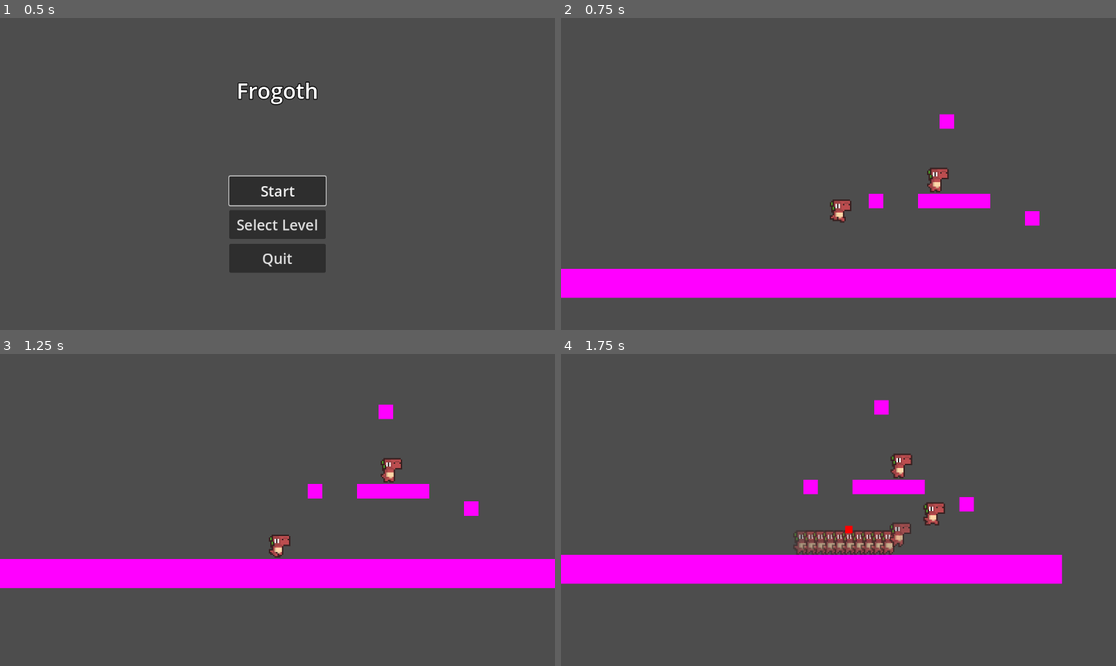
Above: before the commit, frames 1-4 (two rows, left to right).
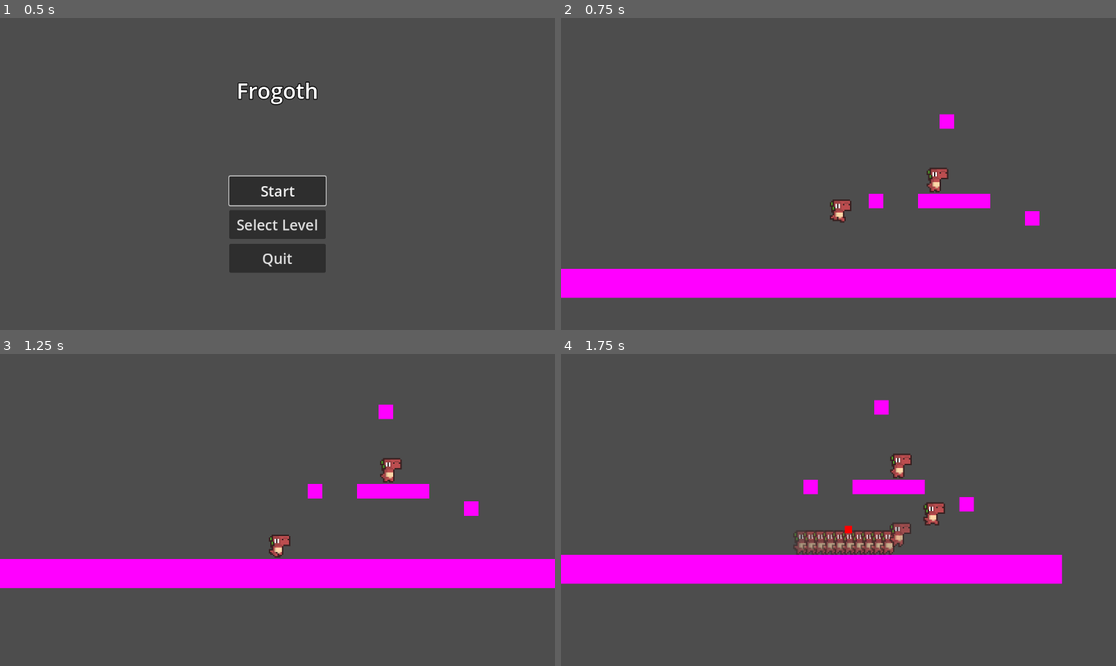
Above: after the commit, the same moments.

Repository: DerBrotDoktor/Frogoth
Game: Godot game, scene res://scenes/main/main.tscn
Same seed, same stepped clock (60 frames per second), same inputs: the game is played once before the commit and once after it.
Inputs (mouse positions are in pixels of both pictures, inside the frame that each line leads up to):
- Up to frame 1 (0.5 s): no input
- Up to frame 2 (0.75 s): click "Start" at 0.5 s
- Up to frame 3 (1.25 s): no input
- Up to frame 4 (1.75 s): move the mouse to (960, 494) at 1.27 s; hold D (right) from 1.28 s (still down); tap Shift (dash) at 1.35 s; tap Space (jump) at 1.52 s

Frame 1 is identical in both runs. In frame 2, less than 0.1% of the frame differs, in the area x 65-70%, y 48-56%; in frame 3, less than 0.1%, in the area x 68-73%, y 33-42%; in frame 4, less than 0.1%.

Commit message:
Added player health Added player takes damage Added player die Added reloading level when player dies

Diff:
--- a/project.godot
+++ b/project.godot
@@ -80,6 +80,7 @@
 
 2d_physics/layer_1="Player"
 2d_physics/layer_2="Enemy"
+2d_physics/layer_3="Bullet"
 
 [rendering]
 
--- a/scenes/enemies/bullet.tscn
+++ b/scenes/enemies/bullet.tscn
@@ -8,8 +8,8 @@
 [sub_resource type="RectangleShape2D" id="RectangleShape2D_5vs52"]
 size = Vector2(5, 5)
 
-[node name="Bullet" type="CharacterBody2D"]
-collision_layer = 8
+[node name="Bullet" type="CharacterBody2D" groups=["bullet"]]
+collision_layer = 4
 collision_mask = 4
 script = ExtResource("1_aeqp4")
 
--- a/scenes/enemies/enemy_grounded.gd
+++ b/scenes/enemies/enemy_grounded.gd
@@ -24,7 +24,6 @@
 	pass
 
 func trigger_area_entererd(area):
-	print("a")
 	if area.is_in_group("killing_area"):
 		queue_free()
 	pass
--- a/scenes/main/main.gd
+++ b/scenes/main/main.gd
@@ -5,7 +5,7 @@
 @export var level = []
 @export var player :CharacterBody2D
 
-
+var current_level = -1
 var current_scene
 
 func _ready():
@@ -16,13 +16,14 @@
 func load_scene(scene:PackedScene):
 	current_scene.queue_free()
 	current_scene = scene.instantiate()
-	add_child(current_scene)
+	call_deferred("add_child",current_scene)
 	pass
 
 func load_level(id:int):
 	if id < level.size():
 		load_scene(level[id])
 		player.enable()
+		current_level = id
 	pass
 
 func load_main_menu():
@@ -33,3 +34,9 @@
 func load_level_select():
 	player.disable()
 	load_scene(level_select_menu)
+
+func _on_player_player_died():
+	if current_level >= 0:
+		load_level(current_level)
+		player.reset()
+	pass # Replace with function body.
--- a/scenes/main/main.tscn
+++ b/scenes/main/main.tscn
@@ -20,3 +20,4 @@
 script = ExtResource("6_n33ax")
 
 [connection signal="enter_bash_point" from="Player" to="BashPointController" method="_on_player_enter_bash_point"]
+[connection signal="player_died" from="Player" to="." method="_on_player_player_died"]
--- a/scenes/player/player.gd
+++ b/scenes/player/player.gd
@@ -1,6 +1,7 @@
 extends CharacterBody2D
 
 signal enter_bash_point(bash_point)
+signal player_died()
 
 #region Variables
 @export var normal_speed = 100.0
@@ -13,6 +14,7 @@
 @export var ghost_node : PackedScene
 @export var ghost_length = 1.5
 @export var ghost_time = 0.35
+@export var max_health = 3
 
 var can_jump = false
 var can_double_jump = false
@@ -25,8 +27,12 @@
 var bash_target_position
 var current_bash_point
 var gravity = ProjectSettings.get_setting("physics/2d/default_gravity")
+var current_health
 
 #endregion
+func _ready():
+	current_health = max_health
+	pass
 
 func _physics_process(delta):
 	if is_disabled:
@@ -64,6 +70,10 @@
 	$Camera.enabled = false
 	$Animation.visible = false
 	is_disabled = true
+
+func reset():
+	current_health = max_health
+	position = Vector2.ZERO
 
 func try_jump():
 	if Input.is_action_pressed("jump") and is_in_bash_point and not ready_for_bash :
@@ -149,6 +159,11 @@
 		current_bash_point = null
 	pass
 
+func _on_trigger_area_body_entered(body):
+	if body.is_in_group("bullet"):
+		take_damage(1)
+	pass
+
 func dash():
 	$DashTimer.start()
 	$GhostTimer.start()
@@ -163,7 +178,18 @@
 	add_ghost()
 	pass
 
-
 func _on_dash_timer_timeout():
 	$GhostTimer.stop()
 	pass
+
+func take_damage(damage):
+	print("damage", current_health)
+	if current_health > 1:
+		$PlayerAnimation.play("hit_player_animation")
+		current_health -= damage
+	else:
+		die()
+	print(current_health)
+
+func die():
+	player_died.emit()
--- a/scenes/player/player.tscn
+++ b/scenes/player/player.tscn
@@ -150,6 +150,8 @@
 wait_time = 0.018
 
 [node name="TriggerArea" type="Area2D" parent="." groups=["player"]]
+collision_layer = 5
+collision_mask = 5
 
 [node name="TriggerCollider" type="CollisionShape2D" parent="TriggerArea"]
 position = Vector2(-0.5, 0)
@@ -173,3 +175,4 @@
 [connection signal="timeout" from="GhostTimer" to="." method="_on_ghost_timer_timeout"]
 [connection signal="area_entered" from="TriggerArea" to="." method="_on_trigger_area_area_entered"]
 [connection signal="area_exited" from="TriggerArea" to="." method="_on_trigger_area_area_exited"]
+[connection signal="body_entered" from="TriggerArea" to="." method="_on_trigger_area_body_entered"]
